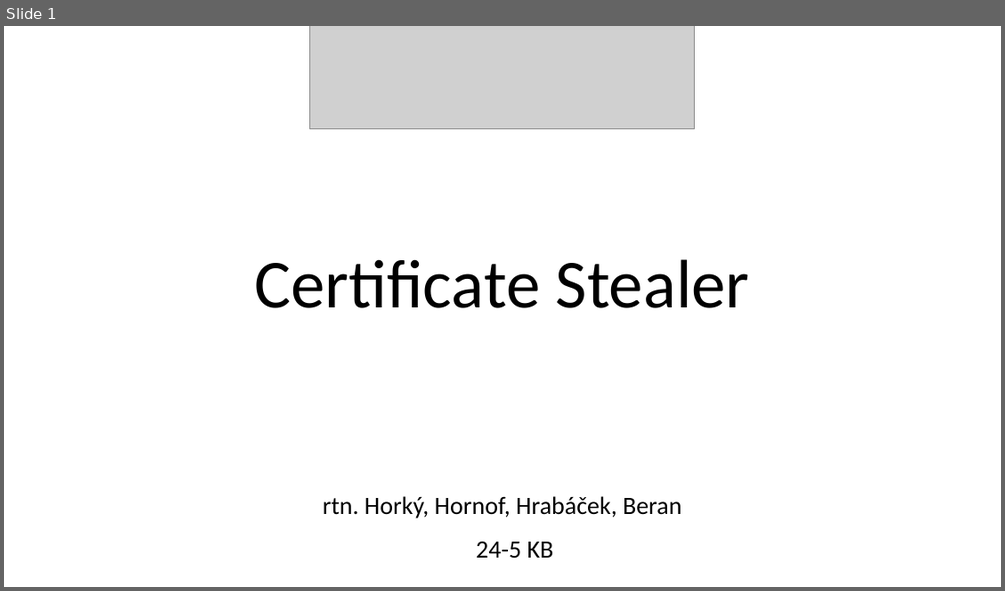
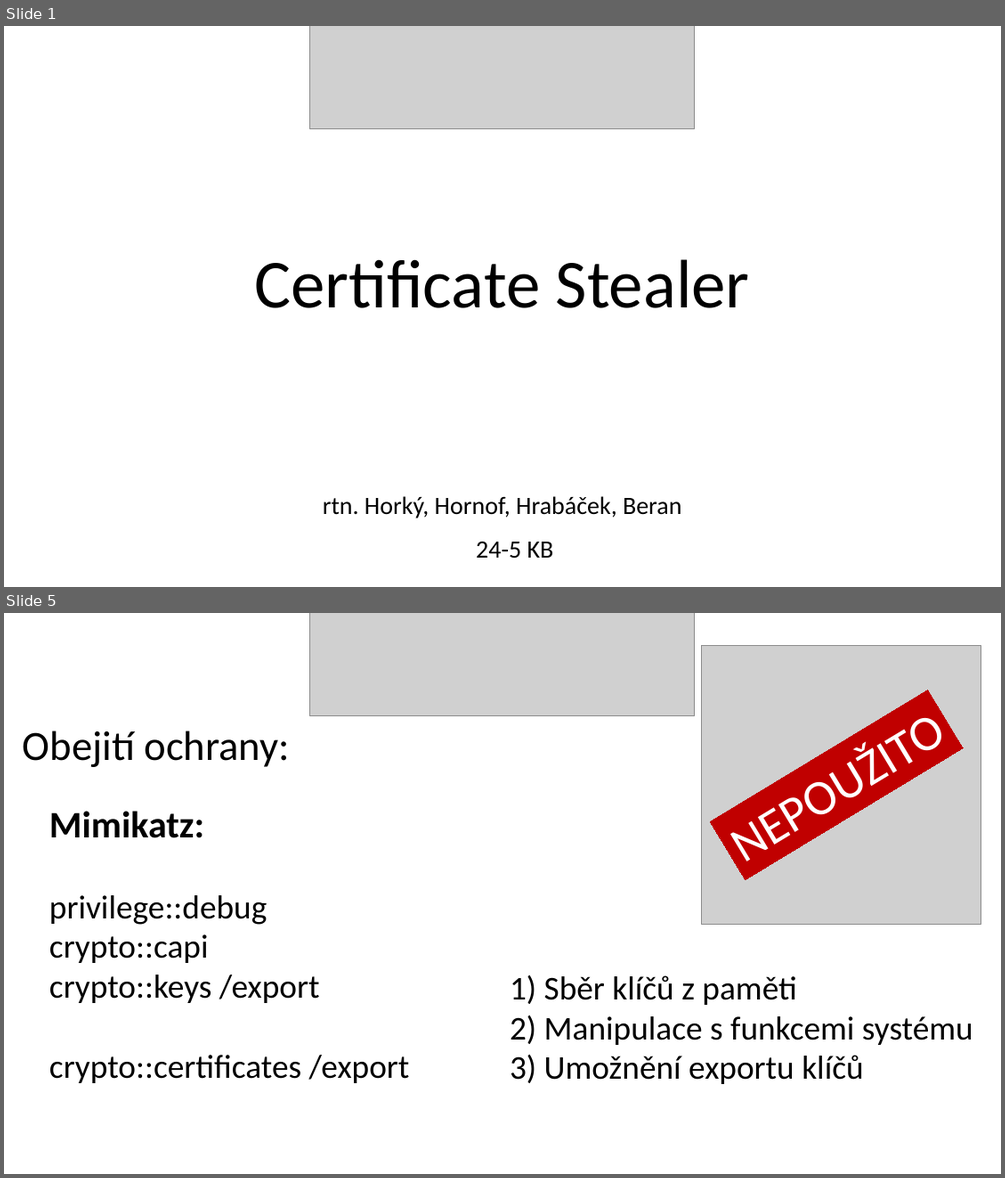
Before and after one commit to Lubos-source/CertificateStealer, a slide deck: doc/SnakeBite.pptx. Shown one above the other, each under a label of ours: slide 1 before the commit, slides 1 and 5 after it; the slides between them are not shown. The pictures are 1005x591 and 1005x1178 pixels, drawn with LibreOffice and Linux fonts; fonts in the diff are those of the drawing; grey boxes stand for pictures. Boxes give left, top, right and bottom in pixels: in the first picture for what was removed or moved away, otherwise in the second. Text is boxed around its words. In the diff, an @@ line names an element or a change of style, - is before the commit and + after.

```diff
--- a/doc/SnakeBite.pptx
+++ b/doc/SnakeBite.pptx
@@ slide 5 added at bbox=[4, 613, 1001, 1174], background #FFFFFF @@
@@ picture added at bbox=[310, 613, 695, 715] @@
@@ picture added at bbox=[702, 645, 980, 925] @@
@@ rectangle added at bbox=[710, 690, 963, 880], fill #C00000, outline #C00000 0.75 pt, 48 pt, text #FFFFFF @@
+NEPOUŽITO
@@ text added at bbox=[23, 730, 291, 767], 40 pt, text #000000 @@
+Obejití ochrany:
@@ text added at bbox=[49, 811, 410, 1083], 32 pt, text #000000 @@
+Mimikatz:
+privilege::debug
+crypto::capi
+crypto::keys /export
+crypto::certificates /export
@@ text added at bbox=[510, 975, 973, 1084], 32 pt, text #000000 @@
+1) Sběr klíčů z paměti
+2) Manipulace s funkcemi systému
+3) Umožnění exportu klíčů
```
Also in this commit, not shown: 3 slides changed, 3 other slides added, 1 slide removed.
